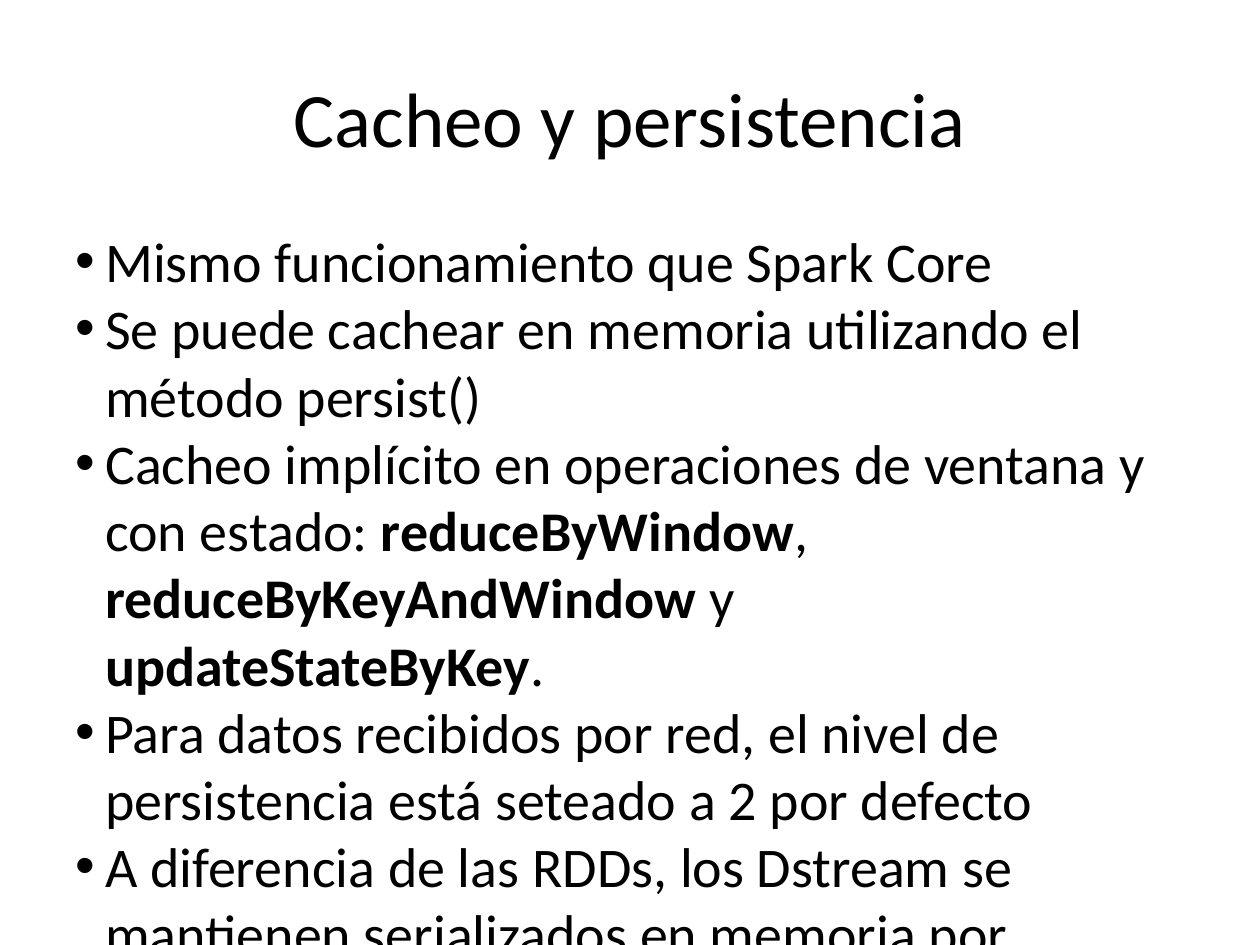
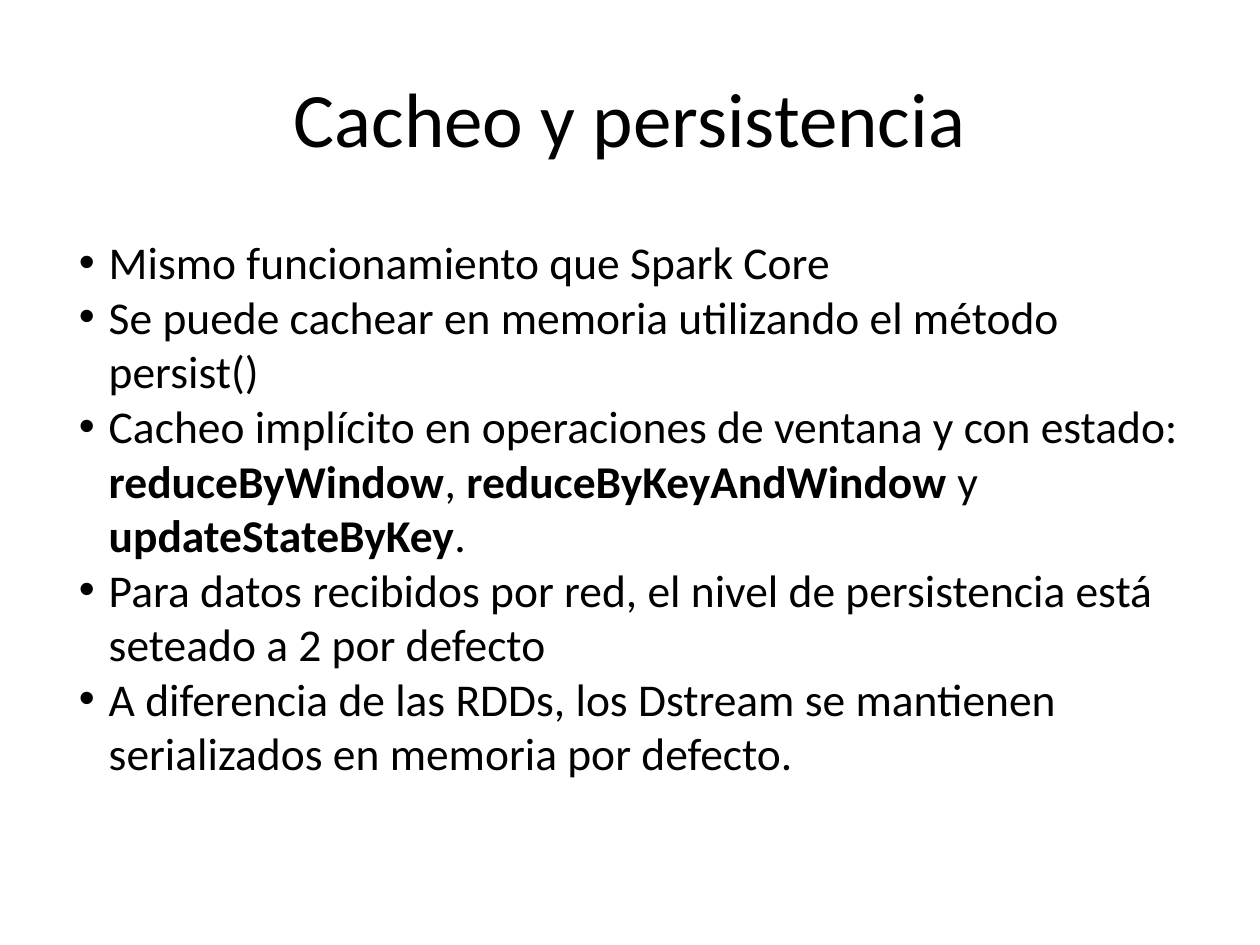
Before and after one commit to chicochica10/utad-spark-ml, a slide deck: slide 49 of apuntes-df-streaming/Spark Streaming.pptx. Drawn at 1260x945 pixels with LibreOffice and Linux fonts; fonts in the diff are those of the drawing. Boxes give left, top, right and bottom in pixels: in the first picture for what was removed or moved away, otherwise in the second. Text is boxed around its words. In the diff, an @@ line names an element or a change of style, - is before the commit and + after.

```diff
--- a/apuntes-df-streaming/Spark Streaming.pptx
+++ b/apuntes-df-streaming/Spark Streaming.pptx
@@ text "Mismo funcionamiento que Spark Core" at (109,247,1177,778): size 32 to 26 pt @@
```
Also in this commit, not shown: 31 other slides changed, 14 other files.
